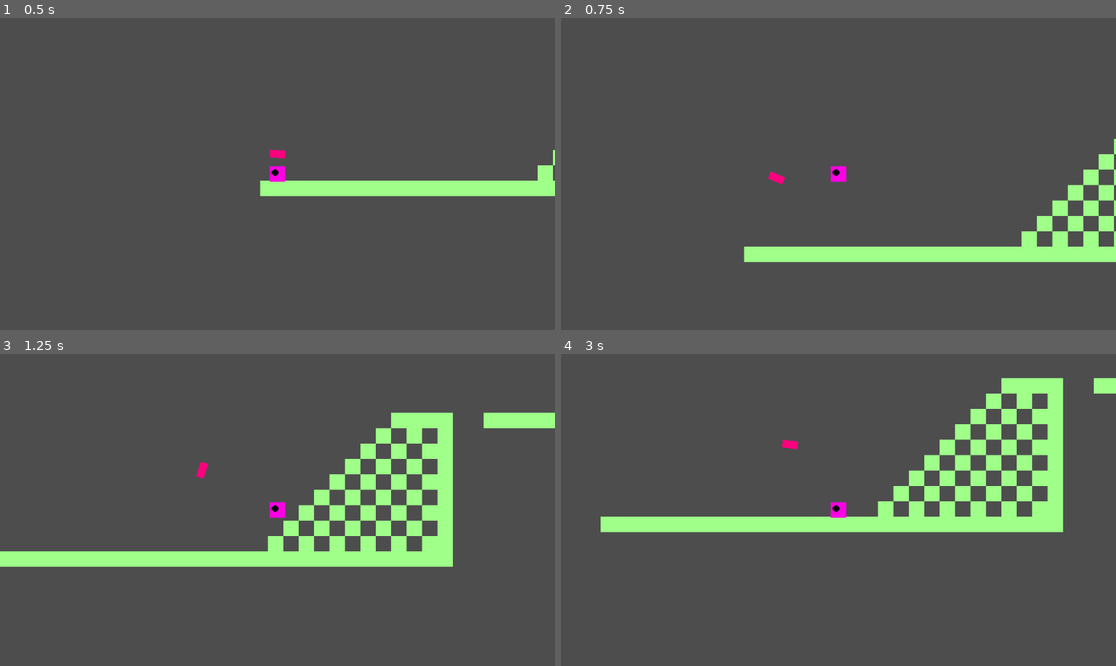
Above: before the commit, frames 1-4 (two rows, left to right).
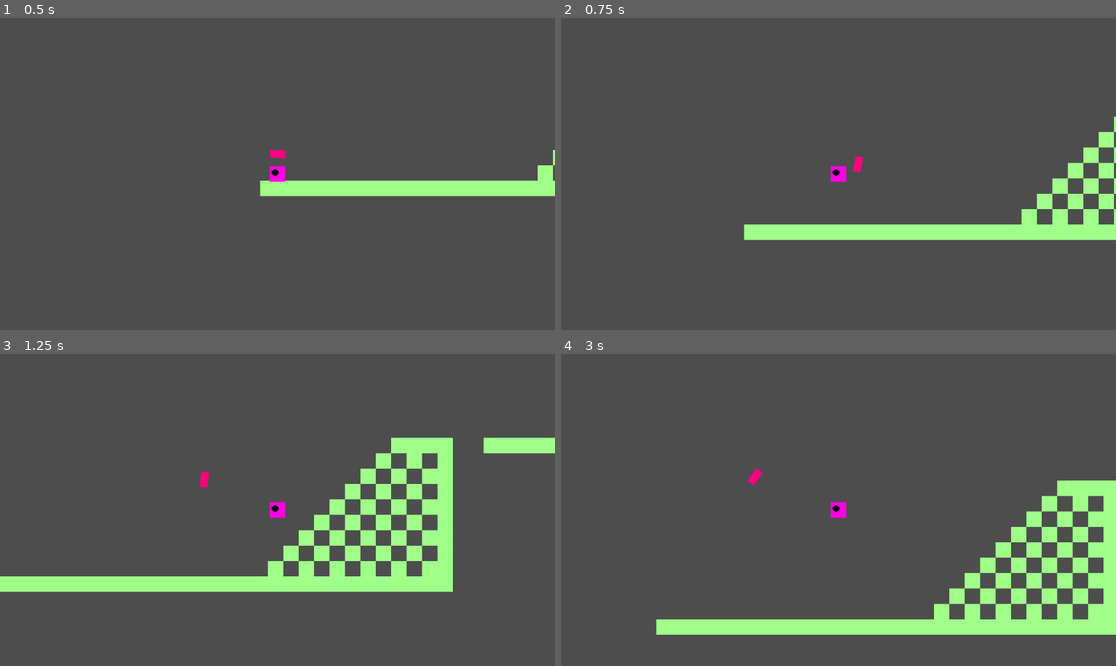
Above: after the commit, the same moments.

Repository: InfinityDxD/prueba
Game: Godot game, scene res://test.tscn
Same seed, same stepped clock (60 frames per second), same inputs: the game is played once before the commit and once after it.
Inputs:
- Up to frame 1 (0.5 s): no input
- Up to frame 2 (0.75 s): tap Enter (ui_accept) at 0.5 s; hold Right (ui_right) from 0.53 s (still down); tap Space (ui_select) at 0.6 s
- Up to frame 3 (1.25 s): keep holding Right (ui_right); tap Enter (ui_accept) at 0.77, 0.8, 1.07 s
- Up to frame 4 (3 s): tap Enter (ui_accept) at 1.35, 1.52, 1.82, 2.3 s; tap Space (ui_select) at 1.55, 2.1, 2.85 s; release Right (ui_right) at 2.03 s; hold Left (ui_left) 2.03-2.78 s; hold Right (ui_right) from 2.78 s (still down)

Frame 1 is identical in both runs. In frame 2, 8.9% of the frame differs, in the area x 32-100%, y 31-79%; in frame 3, 14%; in frame 4, 20%, in the area x 7-100%, y 7-90%.

Commit message:
implementacion de mecanica de ataque

Diff:
--- a/player.gd
+++ b/player.gd
@@ -32,7 +32,7 @@
 	var did_jump = false
 
 	# --- LÓGICA DE SALTO ---
-	if Input.is_action_just_pressed("ui_accept"):
+	if Input.is_action_just_pressed("ui_select"):
 		# Salta si está en el suelo O si el coyote time está disponible
 		if is_on_floor() or coyote_time_remaining > 0:
 			velocity.y = JUMP_VELOCITY
--- a/sword.gd
+++ b/sword.gd
@@ -1,15 +1,36 @@
 # espada.gd
 extends Node2D
 
+# === SEGUIMIENTO ===
 @export var velocidad_seguimiento: float = 8.0
 @export var distancia_offset: float = 35.0
 @export var velocidad_rotacion: float = 12.0
 @export var altura_offset: float = -20.0
-@export var altura_walljump: float = -60.0  # Más arriba cuando salta de pared
+@export var altura_walljump: float = -60.0
+
+# === ATAQUE ===
+@export var tecla_ataque: String = "ui_accept"
+@export var tiempo_ataque: float = 0.4
+@export var velocidad_rotacion_ataque: float = 30.0
+@export var rotacion_ataque: float = PI
+@export var cooldown_ataque: float = 0.6
+
+# === ESPADAZO (NUEVO) ===
+@export var distancia_espadazo: float = 80.0  # Qué tan lejos se lanza
+@export var velocidad_espadazo_forward: float = 20.0  # Qué tan rápido sale
+@export var velocidad_espadazo_retorno: float = 15.0  # Qué tan rápido vuelve
 
 var jugador: Node2D
 var velocidad_jugador: Vector2 = Vector2.ZERO
 var posicion_anterior: Vector2 = Vector2.ZERO
+
+# Estado de ataque
+var atacando: bool = false
+var tiempo_ataque_actual: float = 0.0
+var cooldown_actual: float = 0.0
+var rotacion_inicial_ataque: float = 0.0
+var posicion_base_ataque: Vector2 = Vector2.ZERO  # Posición inicial del ataque
+var direccion_espadazo: Vector2 = Vector2.RIGHT  # Dirección del golpe
 
 func _ready() -> void:
 	jugador = get_node_or_null("../player/CharacterBody2D")
@@ -24,28 +45,71 @@
 	if not jugador:
 		return
 
+	# === ENTRADA DE ATAQUE ===
+	if Input.is_action_just_pressed(tecla_ataque) and cooldown_actual <= 0:
+		_iniciar_ataque()
+
+	# Decrementar cooldown
+	if cooldown_actual > 0:
+		cooldown_actual -= delta
+
+	# === LÓGICA PRINCIPAL ===
+	if atacando:
+		_actualizar_ataque(delta)
+	else:
+		_actualizar_seguimiento(delta)
+
+func _iniciar_ataque() -> void:
+	atacando = true
+	tiempo_ataque_actual = 0.0
+	cooldown_actual = cooldown_ataque
+	rotacion_inicial_ataque = rotation
+	posicion_base_ataque = global_position
+
+	# Calcular dirección del espadazo basada en velocidad jugador
+	velocidad_jugador = jugador.global_position - posicion_anterior
+	var direccion_horizontal = sign(velocidad_jugador.x)
+
+	# Si no se mueve, golpear hacia la derecha por defecto
+	if abs(velocidad_jugador.x) < 1.0:
+		direccion_espadazo = Vector2.RIGHT
+	else:
+		# En sistema Nier: la espada está al lado opuesto, así que golpea hacia ese lado
+		direccion_espadazo = Vector2(-direccion_horizontal, 0)
+
+	print("⚔️ ¡ESPADAZO! Dirección: ", direccion_espadazo)
+
+func _actualizar_ataque(delta: float) -> void:
+	"""Durante el ataque: rotación + empuje del golpe"""
+	tiempo_ataque_actual += delta
+
+	# Progreso del ataque (0.0 a 1.0)
+	var progreso = tiempo_ataque_actual / tiempo_ataque
+
+	if progreso >= 1.0:
+		# Ataque terminado
+		atacando = false
+		tiempo_ataque_actual = 0.0
+		return
+
 	# Calcular velocidad del jugador
 	velocidad_jugador = jugador.global_position - posicion_anterior
 	posicion_anterior = jugador.global_position
 
-	# === DETECTAR ESTADO DEL JUGADOR ===
+	# POSICIÓN BASE: sigue al jugador
 	var en_pared = jugador.is_on_wall() if "is_on_wall" in jugador else false
 	var en_suelo = jugador.is_on_floor() if "is_on_floor" in jugador else false
 	var velocidad_horizontal = abs(velocidad_jugador.x)
 
-	# === LÓGICA DE POSICIÓN ===
 	var offset_x: float
 	var offset_y: float
 
-	# Si está en wall jump o saltando desde pared
 	if en_pared and not en_suelo:
-		offset_x = 0  # Centro
-		offset_y = altura_walljump  # Más arriba
-	# Si NO se mueve horizontalmente
-	elif velocidad_horizontal < 1.0:  # Umbral para "no se mueve"
-		offset_x = 0  # Arriba en el centro
+		offset_x = 0
+		offset_y = altura_walljump
+	elif velocidad_horizontal < 1.0:
+		offset_x = 0
 		offset_y = altura_offset
-	# Sistema NIER normal: lado opuesto al movimiento
 	else:
 		var direccion_movimiento = sign(velocidad_jugador.x)
 		offset_x = -distancia_offset * direccion_movimiento
@@ -53,12 +117,63 @@
 
 	var posicion_objetivo = jugador.global_position + Vector2(offset_x, offset_y)
 
-	# POSICIÓN - sigue constantemente
+	# === ESPADAZO: Movimiento hacia adelante ===
+	# Primera mitad: sale hacia adelante
+	# Segunda mitad: vuelve a la posición normal
+	var distancia_actual: float
+	if progreso < 0.5:
+		# Sale: 0.0 → 1.0 en la primera mitad
+		var progreso_forward = (progreso / 0.5)
+		distancia_actual = distancia_espadazo * progreso_forward
+	else:
+		# Vuelve: 1.0 → 0.0 en la segunda mitad
+		var progreso_retorno = 1.0 - ((progreso - 0.5) / 0.5)
+		distancia_actual = distancia_espadazo * progreso_retorno
+
+	# Aplicar empuje en la dirección del espadazo
+	var empuje = direccion_espadazo * distancia_actual
+	var posicion_con_empuje = posicion_objetivo + empuje
+
+	# POSICIÓN FINAL
+	global_position = global_position.lerp(posicion_con_empuje, velocidad_espadazo_forward * delta)
+
+	# ROTACIÓN DURANTE ATAQUE: giro completo suave
+	var rotacion_objetivo = rotacion_inicial_ataque + (rotacion_ataque * progreso)
+	rotation = lerp_angle(rotation, rotacion_objetivo, velocidad_rotacion_ataque * delta)
+
+	print("Espadazo: ", int(progreso * 100), "% | Distancia: ", int(distancia_actual))
+
+func _actualizar_seguimiento(delta: float) -> void:
+	"""Modo normal: sigue al jugador sin atacar"""
+
+	# Calcular velocidad del jugador
+	velocidad_jugador = jugador.global_position - posicion_anterior
+	posicion_anterior = jugador.global_position
+
+	# Detectar estado
+	var en_pared = jugador.is_on_wall() if "is_on_wall" in jugador else false
+	var en_suelo = jugador.is_on_floor() if "is_on_floor" in jugador else false
+	var velocidad_horizontal = abs(velocidad_jugador.x)
+
+	var offset_x: float
+	var offset_y: float
+
+	if en_pared and not en_suelo:
+		offset_x = 0
+		offset_y = altura_walljump
+	elif velocidad_horizontal < 1.0:
+		offset_x = 0
+		offset_y = altura_offset
+	else:
+		var direccion_movimiento = sign(velocidad_jugador.x)
+		offset_x = -distancia_offset * direccion_movimiento
+		offset_y = altura_offset
+
+	var posicion_objetivo = jugador.global_position + Vector2(offset_x, offset_y)
+
+	# POSICIÓN
 	global_position = global_position.lerp(posicion_objetivo, velocidad_seguimiento * delta)
 
-	# ROTACIÓN - rota hacia la posición objetivo
+	# ROTACIÓN: solo pequeños ajustes
 	var direccion_rotacion = (posicion_objetivo - global_position).angle()
 	rotation = lerp_angle(rotation, direccion_rotacion, velocidad_rotacion * delta)
-
-	# Debug
-	print("Estado: Pared=", en_pared, " Suelo=", en_suelo, " VelX=", velocidad_horizontal, " OffsetX=", offset_x)
